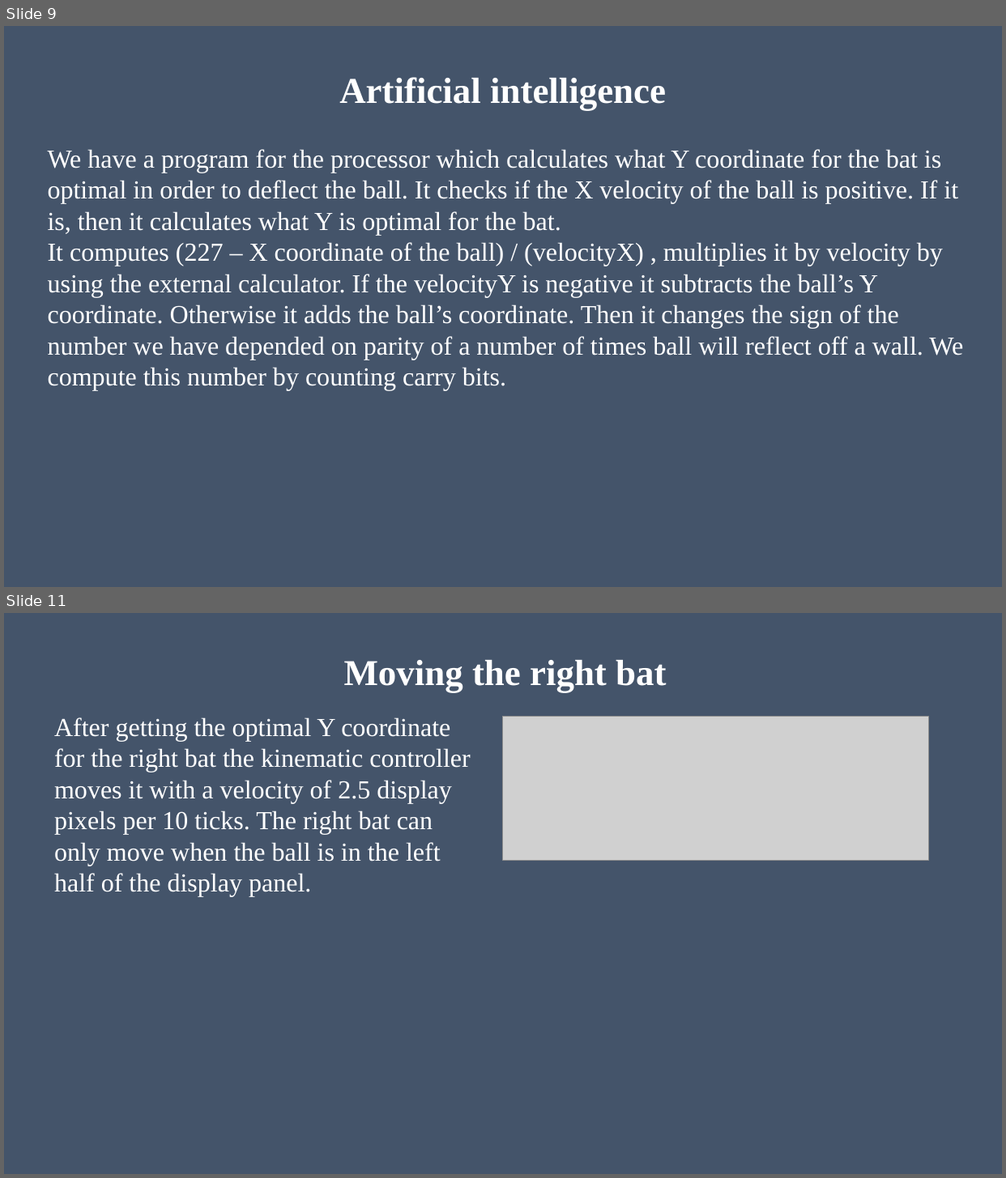
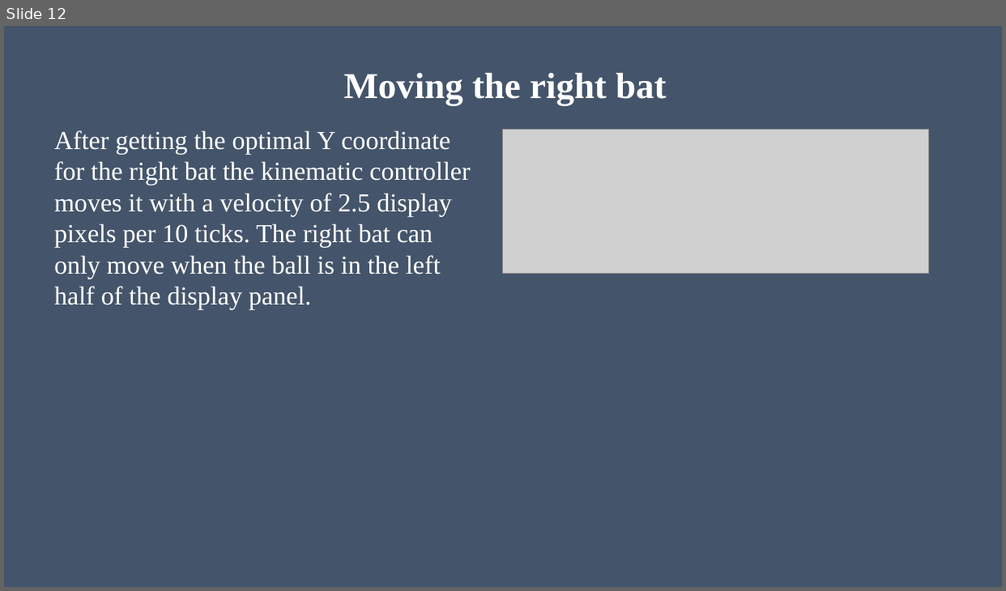
Before and after one commit to MIZINCHIK/DigitalPlatforms, a slide deck: Presentation.pptx. Shown one above the other, each under a label of ours: slides 9 and 11 before the commit, slide 12 after it; the slides between them are not shown. The pictures are 1006x1178 and 1006x591 pixels, drawn with LibreOffice and Linux fonts; fonts in the diff are those of the drawing; grey boxes stand for pictures. Boxes give left, top, right and bottom in pixels: in the first picture for what was removed or moved away, otherwise in the second. Text is boxed around its words. In the diff, an @@ line names an element or a change of style, - is before the commit and + after.

```diff
--- a/Presentation.pptx
+++ b/Presentation.pptx
@@ slide 9 removed at (4,26,1002,587), background #44546A @@
@@ title removed at (339,77,666,111) @@
-Artificial intelligence
@@ text removed at (48,149,963,391) @@
-We have a program for the processor which calculates what Y coordinate for the bat is optimal in order to deflect the ball. It checks if the X velocity of the ball is positive. If it is, then it calculates what Y is optimal for the bat.
-It computes (227 – X coordinate of the ball) / (velocityX) , multiplies it by velocity by using the external calculator. If the velocityY is negative it subtracts the ball’s Y coordinate. Otherwise it adds the ball’s coordinate. Then it changes the sign of the number we have depended on parity of a number of times ball will reflect off a wall. We compute this number by counting carry bits.
@@ what was slide 11 is now slide 12 @@
```
Also in this commit, not shown: 1 slide changed, 5 slides added, 3 other slides removed.
